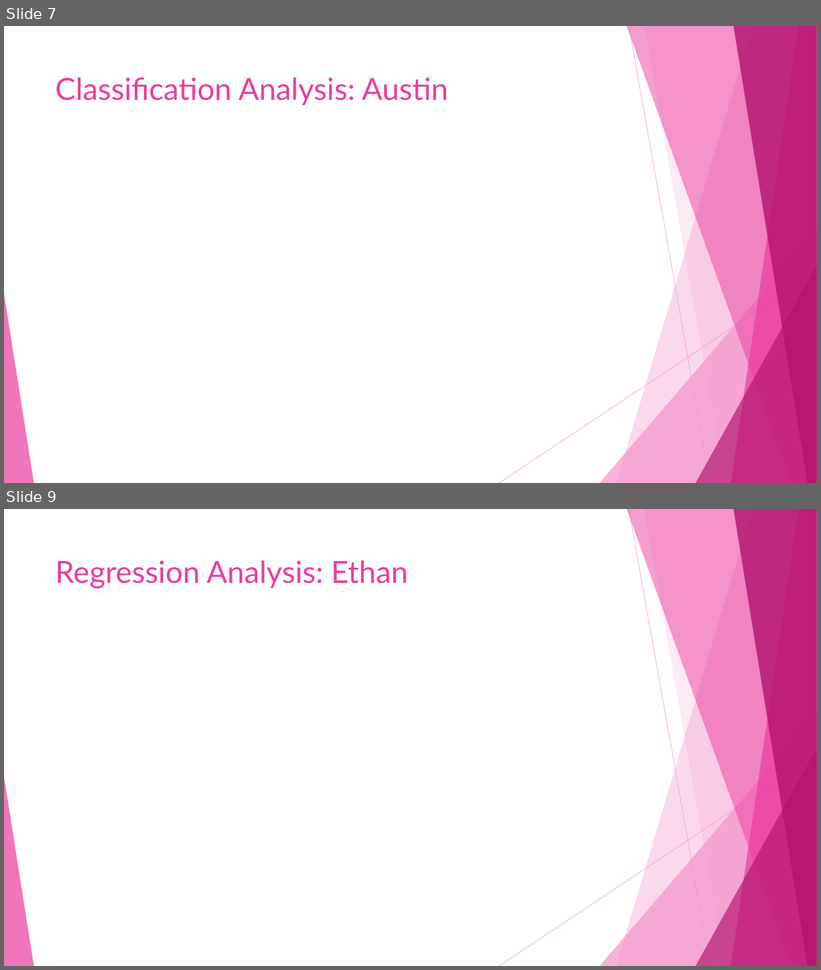
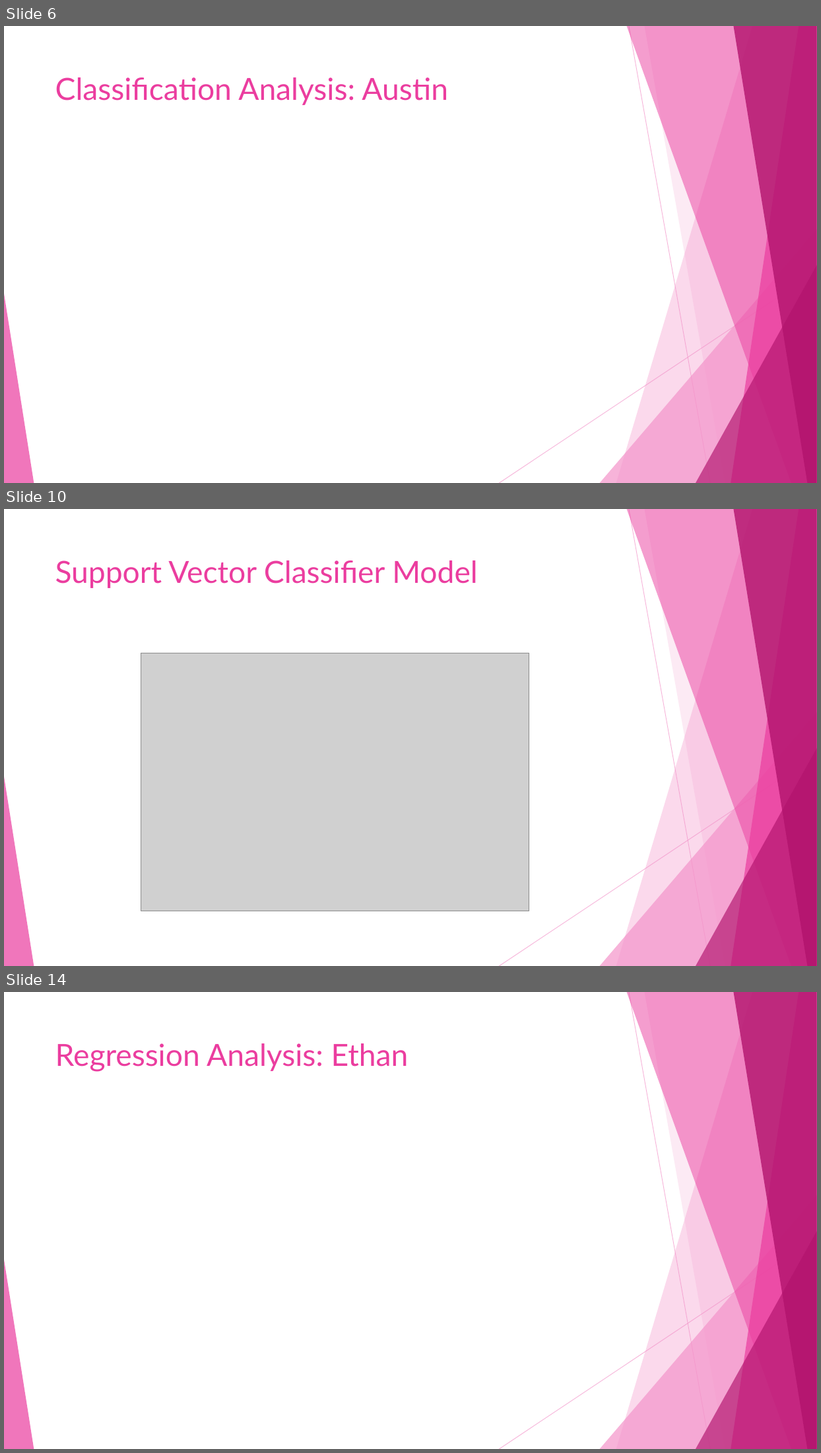
Before and after one commit to dlaposata/Breast_Cancer_Analysis, a slide deck: powerpoint.pptx. Shown one above the other, each under a label of ours: slides 7 and 9 before the commit, slides 6, 10 and 14 after it; the slides between them are not shown. The pictures are 821x970 and 821x1453 pixels, drawn with LibreOffice and Linux fonts; fonts in the diff are those of the drawing; grey boxes stand for pictures. Boxes give left, top, right and bottom in pixels: in the first picture for what was removed or moved away, otherwise in the second. Text is boxed around its words. In the diff, an @@ line names an element or a change of style, - is before the commit and + after.

```diff
--- a/powerpoint.pptx
+++ b/powerpoint.pptx
@@ slide 10 added at [4, 509, 817, 966], background #FFFFFF; not listed: 10 template elements that a slide beside it also shows @@
@@ title added at [55, 560, 478, 588], 36 pt, text #EB3D9F @@
+Support Vector Classifier Model
@@ picture added at [141, 653, 529, 912] @@
@@ what was slide 7 is now slide 6 @@
@@ what was slide 9 is now slide 14 @@
```
Also in this commit, not shown: 1 slide changed, 4 other slides added, 2 other files.
